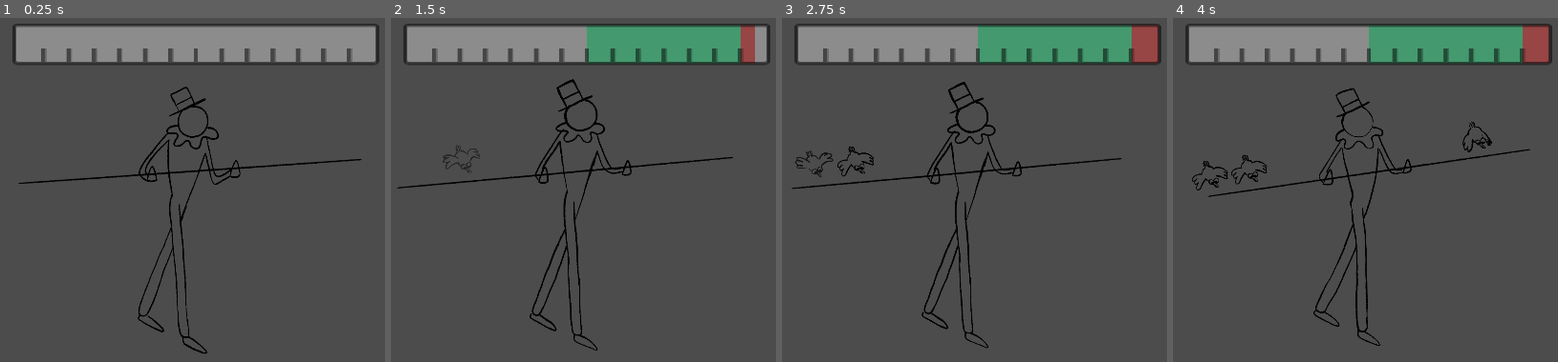
Above: before the commit, frames 1-4 (left to right).
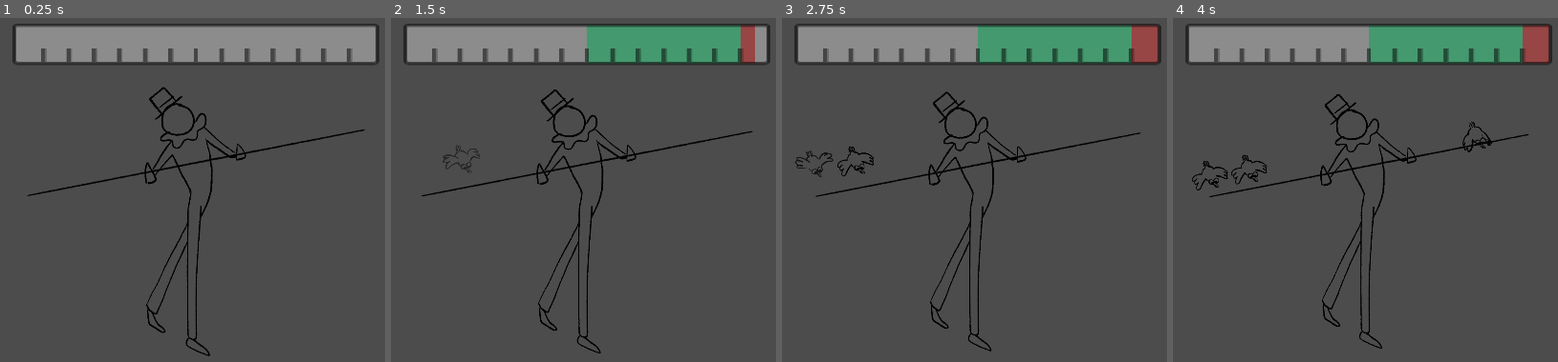
Above: after the commit, the same moments.

Repository: Merliin42/ludum-dare-49
Game: Godot game, scene res://Scenes/Main.tscn
Two runs of this game, one before a commit and one after it. Both use one fixed random seed, a clock stepped at 60 frames per second and the inputs below. The engine's default icon, where the game draws it, is replaced by a stand-in: a white triangle on a blue panel in a dark square.
Inputs:
- Up to frame 1 (0.25 s): no input
- Up to frame 2 (1.5 s): hold Right (right) 0.53-1.28 s; hold Left (left) from 1.28 s (still down)
- Up to frame 3 (2.75 s): release Left (left) at 2.03 s; hold Right (right) from 2.03 s (still down)
- Up to frame 4 (4 s): release Right (right) at 3.53 s; hold Left (left) from 3.53 s (still down)

The runs differ from the first frame. In frame 1, 3.3% of the frame differs, in the area x 4-95%, y 19-99%; in frame 2, 3.3%; in frame 3, 3.2%; in frame 4, 3.1%.

Commit message:
anim left 2

Diff:
--- /dev/null
+++ b/Scenes/Enclume.tscn
@@ -0,0 +1,5 @@
+[gd_scene load_steps=2 format=2]
+
+[ext_resource path="res://Scenes/Weight.tscn" type="PackedScene" id=1]
+
+[node name="Weight" instance=ExtResource( 1 )]
--- a/Scenes/Main.tscn
+++ b/Scenes/Main.tscn
@@ -11,6 +11,8 @@
 [ext_resource path="res://Assets/Animation/Funambule/Fall-left/fall-left2.png" type="Texture" id=9]
 [ext_resource path="res://Assets/Animation/Funambule/Fall-left/fall-left1.png" type="Texture" id=10]
 [ext_resource path="res://Assets/Animation/Funambule/Fall-left/fall-left7.png" type="Texture" id=11]
+[ext_resource path="res://Assets/Animation/Funambule/Fall_left_2/fall-left2.png" type="Texture" id=12]
+[ext_resource path="res://Assets/Animation/Funambule/Fall_left_2/fall-left1.png" type="Texture" id=13]
 
 [sub_resource type="SpriteFrames" id=1]
 animations = [ {
@@ -18,6 +20,11 @@
 "loop": true,
 "name": "fall_left",
 "speed": 12.0
+}, {
+"frames": [ ExtResource( 13 ), ExtResource( 12 ) ],
+"loop": true,
+"name": "fall_left_2",
+"speed": 5.0
 } ]
 
 [sub_resource type="Animation" id=2]
@@ -109,6 +116,107 @@
 "values": [ Vector2( 420, -177 ), Vector2( 420, -160 ), Vector2( 415, -148 ), Vector2( 370, -156 ), Vector2( 407, -180 ), Vector2( 415, -197 ), Vector2( 420, -181 ) ]
 }
 
+[sub_resource type="Animation" id=3]
+resource_name = "fall-left-2"
+length = 0.2
+loop = true
+tracks/0/type = "value"
+tracks/0/path = NodePath("AnimatedSprite:frame")
+tracks/0/interp = 1
+tracks/0/loop_wrap = true
+tracks/0/imported = false
+tracks/0/enabled = true
+tracks/0/keys = {
+"times": PoolRealArray( 0, 0.1 ),
+"transitions": PoolRealArray( 1, 1 ),
+"update": 1,
+"values": [ 0, 1 ]
+}
+tracks/1/type = "value"
+tracks/1/path = NodePath("Node_Oiseau/Line:position")
+tracks/1/interp = 1
+tracks/1/loop_wrap = true
+tracks/1/imported = false
+tracks/1/enabled = true
+tracks/1/keys = {
+"times": PoolRealArray( 0, 0.1 ),
+"transitions": PoolRealArray( 1, 1 ),
+"update": 1,
+"values": [ Vector2( -370, -50 ), Vector2( -370, -70 ) ]
+}
+tracks/2/type = "value"
+tracks/2/path = NodePath("Node_Oiseau/Line2:position")
+tracks/2/interp = 1
+tracks/2/loop_wrap = true
+tracks/2/imported = false
+tracks/2/enabled = true
+tracks/2/keys = {
+"times": PoolRealArray( 0, 0.1 ),
+"transitions": PoolRealArray( 1, 1 ),
+"update": 1,
+"values": [ Vector2( -280, -80 ), Vector2( -280, -90 ) ]
+}
+tracks/3/type = "value"
+tracks/3/path = NodePath("Node_Oiseau/Line3:position")
+tracks/3/interp = 1
+tracks/3/loop_wrap = true
+tracks/3/imported = false
+tracks/3/enabled = true
+tracks/3/keys = {
+"times": PoolRealArray( 0, 0.1 ),
+"transitions": PoolRealArray( 1, 1 ),
+"update": 1,
+"values": [ Vector2( -200, -100 ), Vector2( -200, -103 ) ]
+}
+tracks/4/type = "value"
+tracks/4/path = NodePath("Node_Oiseau/Line4:position")
+tracks/4/interp = 1
+tracks/4/loop_wrap = true
+tracks/4/imported = false
+tracks/4/enabled = true
+tracks/4/keys = {
+"times": PoolRealArray( 0, 0.1 ),
+"transitions": PoolRealArray( 1, 1 ),
+"update": 1,
+"values": [ Vector2( 150, -200 ), Vector2( 150, -174 ) ]
+}
+tracks/5/type = "value"
+tracks/5/path = NodePath("Node_Oiseau/Line5:position")
+tracks/5/interp = 1
+tracks/5/loop_wrap = true
+tracks/5/imported = false
+tracks/5/enabled = true
+tracks/5/keys = {
+"times": PoolRealArray( 0, 0.1 ),
+"transitions": PoolRealArray( 1, 1 ),
+"update": 1,
+"values": [ Vector2( 250, -226 ), Vector2( 250, -194 ) ]
+}
+tracks/6/type = "value"
+tracks/6/path = NodePath("Node_Oiseau/Line6:position")
+tracks/6/interp = 1
+tracks/6/loop_wrap = true
+tracks/6/imported = false
+tracks/6/enabled = true
+tracks/6/keys = {
+"times": PoolRealArray( 0, 0.1 ),
+"transitions": PoolRealArray( 1, 1 ),
+"update": 1,
+"values": [ Vector2( 340, -250 ), Vector2( 340, -213 ) ]
+}
+tracks/7/type = "value"
+tracks/7/path = NodePath("AnimatedSprite:animation")
+tracks/7/interp = 1
+tracks/7/loop_wrap = true
+tracks/7/imported = false
+tracks/7/enabled = true
+tracks/7/keys = {
+"times": PoolRealArray( 0 ),
+"transitions": PoolRealArray( 1 ),
+"update": 1,
+"values": [ "fall_left_2" ]
+}
+
 [node name="Main" type="Node2D"]
 script = ExtResource( 2 )
 
@@ -116,7 +224,7 @@
 
 [node name="AnimatedSprite" type="AnimatedSprite" parent="."]
 frames = SubResource( 1 )
-animation = "fall_left"
+animation = "fall_left_2"
 frame = 1
 __meta__ = {
 "_edit_lock_": true
@@ -150,6 +258,7 @@
 
 [node name="AnimationPlayer" type="AnimationPlayer" parent="."]
 anims/fall-left = SubResource( 2 )
+anims/fall-left-2 = SubResource( 3 )
 
 [node name="BirdAudio" type="AudioStreamPlayer2D" parent="."]
 stream = ExtResource( 5 )
--- /dev/null
+++ b/Scenes/Weight.tscn
@@ -0,0 +1,10 @@
+[gd_scene load_steps=3 format=2]
+
+[ext_resource path="res://icon.png" type="Texture" id=1]
+[ext_resource path="res://Scripts/Weight.gd" type="Script" id=2]
+
+[node name="Weight" type="Node2D"]
+script = ExtResource( 2 )
+
+[node name="Sprite" type="Sprite" parent="."]
+texture = ExtResource( 1 )
Binary file added: Assets/Animation/Funambule/Fall_left_2/fall-left1.png
Not shown, added: Assets/Animation/Funambule/Fall_left_2/fall-left1.png.import
Binary file added: Assets/Animation/Funambule/Fall_left_2/fall-left2.png
Not shown, added: Assets/Animation/Funambule/Fall_left_2/fall-left2.png.import
Not shown: 1 places in Scenes/Main.tscn that only renumber resources
